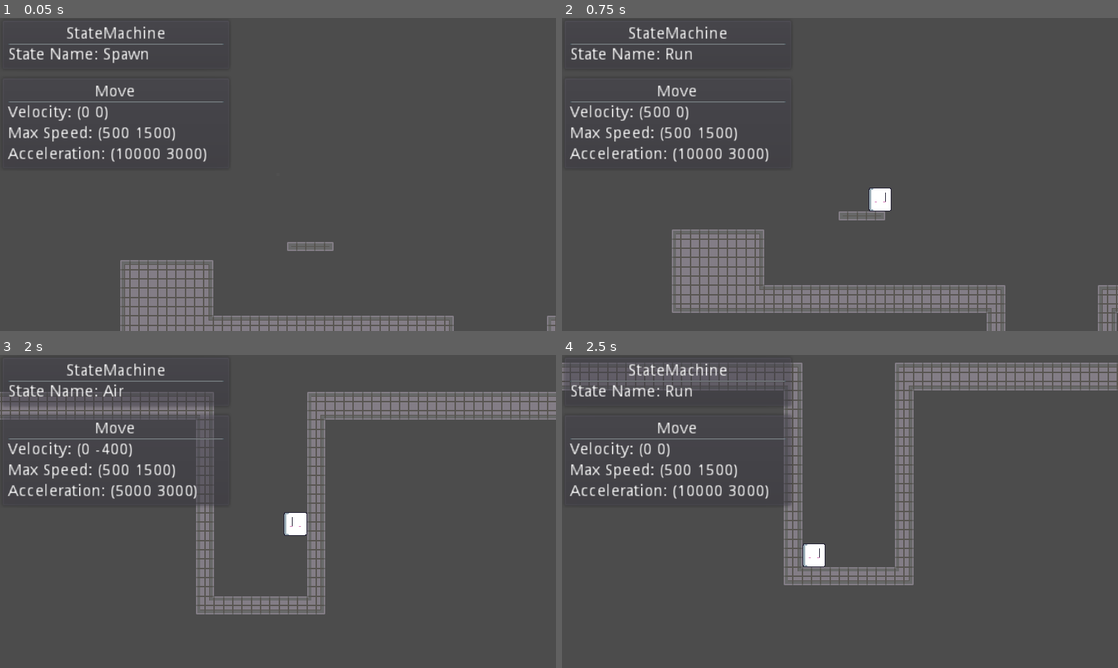
Above: before the commit, frames 1-4 (two rows, left to right).
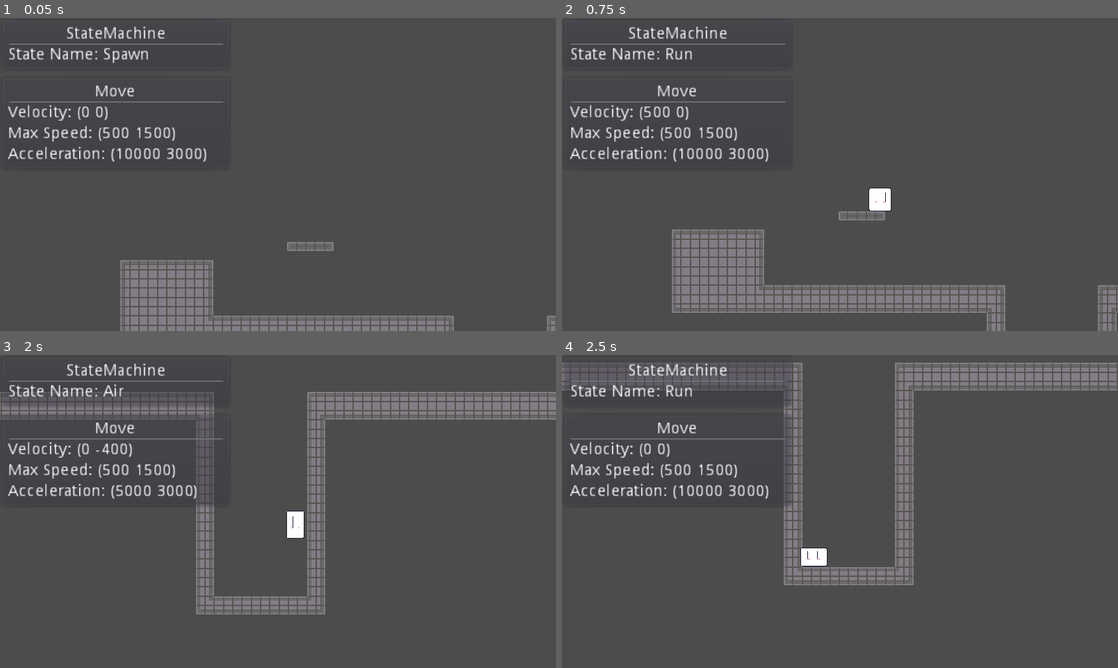
Above: after the commit, the same moments.

Repository: Levrault/Levrault-s-2D-platformer-starter
Game: Godot game, scene res://src/Main/Game.tscn
Same seed, same stepped clock (60 frames per second), same inputs: the game is played once before the commit and once after it.
Inputs (mouse positions are in pixels of both pictures, inside the frame that each line leads up to):
- Up to frame 1 (0.05 s): no input
- Up to frame 2 (0.75 s): move the mouse to (678, 111) at 0.52 s; hold D (move_right) from 0.53 s (still down); hold Space (jump) from 0.53 s (still down); click (678, 111) at 0.67 s
- Up to frame 3 (2 s): keep holding D (move_right); move the mouse to (166, 527) at 1.27 s; release Space (jump) at 1.28 s; tap Shift (sprint) at 1.35 s; tap Space (jump) at 1.52, 1.55, 1.82 s
- Up to frame 4 (2.5 s): move the mouse to (895, 442) at 2.02 s; release D (move_right) at 2.03 s; hold A (move_left) from 2.03 s (still down); hold Space (jump) from 2.03 s (still down)

Frame 1 is identical in both runs. In frame 2, less than 0.1% of the frame differs, in the area x 55-56%, y 54-62%; in frame 3, 0.2%; in frame 4, 0.2%, in the area x 42-48%, y 60-68%.

Commit message:
feat(player): add new animations

Diff:
--- a/project.godot
+++ b/project.godot
@@ -48,10 +48,34 @@
 
 window/size/width=480
 window/size/height=270
-window/size/test_width=960
-window/size/test_height=540
+window/size/test_width=1920
+window/size/test_height=1080
+window/dpi/allow_hidpi=true
 window/stretch/mode="2d"
 window/stretch/aspect="keep"
+
+[importer_defaults]
+
+texture={
+"compress/bptc_ldr": 0,
+"compress/hdr_mode": 0,
+"compress/lossy_quality": 0.7,
+"compress/mode": 0,
+"compress/normal_map": 0,
+"detect_3d": false,
+"flags/anisotropic": false,
+"flags/filter": false,
+"flags/mipmaps": false,
+"flags/repeat": 0,
+"flags/srgb": 2,
+"process/HDR_as_SRGB": false,
+"process/fix_alpha_border": true,
+"process/invert_color": false,
+"process/premult_alpha": false,
+"size_limit": 0,
+"stream": false,
+"svg/scale": 1.0
+}
 
 [input]
 
--- a/src/Main/Game.tscn
+++ b/src/Main/Game.tscn
@@ -26,14 +26,14 @@
 
 [node name="DebugPanel" parent="UI/DebugDock/Column" instance=ExtResource( 3 )]
 margin_right = 200.0
-margin_bottom = 32.0
+margin_bottom = 46.0
 reference_path = NodePath("../../../../Player/StateMachine")
 properties = PoolStringArray( "_state_name" )
 
 [node name="DebugPanel2" parent="UI/DebugDock/Column" instance=ExtResource( 3 )]
-margin_top = 36.0
+margin_top = 50.0
 margin_right = 200.0
-margin_bottom = 68.0
+margin_bottom = 132.0
 reference_path = NodePath("../../../../Player/StateMachine/Move")
 properties = PoolStringArray( "velocity", "max_speed", "acceleration" )
 
--- a/src/Player/Skin.gd
+++ b/src/Player/Skin.gd
@@ -6,13 +6,13 @@
 
 
 func _ready() -> void:
-    anim.connect("animation_finished", self, "_on_AnimationPlayer_animation_finished")
+	anim.connect("animation_finished", self, "_on_AnimationPlayer_animation_finished")
 
 
 func _on_AnimationPlayer_animation_finished(anim_name: String) -> void:
-    emit_signal("animation_finished", anim_name)
+	emit_signal("animation_finished", anim_name)
 
 
 func play(anim_name: String) -> void:
-    assert(anim_name in anim.get_animation_list())
-    anim.play(anim_name)
+	assert(anim_name in anim.get_animation_list())
+	anim.play(anim_name)
--- a/src/Player/Skin.tscn
+++ b/src/Player/Skin.tscn
@@ -66,9 +66,49 @@
 "update": 0,
 "values": [ Vector2( 1, 1 ) ]
 }
+tracks/5/type = "value"
+tracks/5/path = NodePath(".:position")
+tracks/5/interp = 1
+tracks/5/loop_wrap = true
+tracks/5/imported = false
+tracks/5/enabled = true
+tracks/5/keys = {
+"times": PoolRealArray( 0 ),
+"transitions": PoolRealArray( 1 ),
+"update": 0,
+"values": [ Vector2( 0, 0 ) ]
+}
 
 [sub_resource type="Animation" id=2]
-resource_name = "die"
+resource_name = "contact"
+length = 0.15
+step = 0.05
+tracks/0/type = "value"
+tracks/0/path = NodePath("Sprite:scale")
+tracks/0/interp = 1
+tracks/0/loop_wrap = true
+tracks/0/imported = false
+tracks/0/enabled = true
+tracks/0/keys = {
+"times": PoolRealArray( 0, 0.05, 0.1, 0.15 ),
+"transitions": PoolRealArray( 1, 0.37893, 1, 0.37893 ),
+"update": 0,
+"values": [ Vector2( 0.8, 1.2 ), Vector2( 1, 1 ), Vector2( 1.2, 0.8 ), Vector2( 1, 1 ) ]
+}
+tracks/1/type = "value"
+tracks/1/path = NodePath(".:position")
+tracks/1/interp = 1
+tracks/1/loop_wrap = true
+tracks/1/imported = false
+tracks/1/enabled = true
+tracks/1/keys = {
+"times": PoolRealArray( 0, 0.05, 0.1, 0.15 ),
+"transitions": PoolRealArray( 1, 1, 1, 1 ),
+"update": 0,
+"values": [ Vector2( 0, 0 ), Vector2( 0, 0 ), Vector2( 0, 3.87091 ), Vector2( 0, 0 ) ]
+}
+
+[sub_resource type="Animation" id=3]
 length = 0.3
 tracks/0/type = "value"
 tracks/0/path = NodePath("Sprite:visible")
@@ -107,7 +147,23 @@
 "values": [ Color( 1, 1, 1, 1 ), Color( 1, 1, 1, 0 ) ]
 }
 
-[sub_resource type="Animation" id=3]
+[sub_resource type="Animation" id=4]
+length = 0.05
+step = 0.05
+tracks/0/type = "value"
+tracks/0/path = NodePath("Sprite:scale")
+tracks/0/interp = 1
+tracks/0/loop_wrap = true
+tracks/0/imported = false
+tracks/0/enabled = true
+tracks/0/keys = {
+"times": PoolRealArray( 0, 0.05 ),
+"transitions": PoolRealArray( 0.37893, 1 ),
+"update": 0,
+"values": [ Vector2( 1, 1 ), Vector2( 0.8, 1.2 ) ]
+}
+
+[sub_resource type="Animation" id=5]
 length = 0.3
 tracks/0/type = "value"
 tracks/0/path = NodePath("Sprite:visible")
@@ -145,6 +201,18 @@
 "update": 0,
 "values": [ Color( 1, 1, 1, 0 ), Color( 1, 1, 1, 1 ) ]
 }
+tracks/3/type = "value"
+tracks/3/path = NodePath(".:position")
+tracks/3/interp = 1
+tracks/3/loop_wrap = true
+tracks/3/imported = false
+tracks/3/enabled = true
+tracks/3/keys = {
+"times": PoolRealArray( 0 ),
+"transitions": PoolRealArray( 1 ),
+"update": 0,
+"values": [ Vector2( 0, 0 ) ]
+}
 
 [node name="Skin" type="Node2D"]
 script = ExtResource( 2 )
@@ -152,8 +220,10 @@
 [node name="AnimationPlayer" type="AnimationPlayer" parent="."]
 autoplay = "DEFAULT"
 anims/DEFAULT = SubResource( 1 )
-anims/die = SubResource( 2 )
-anims/spawn = SubResource( 3 )
+anims/contact = SubResource( 2 )
+anims/die = SubResource( 3 )
+anims/jump = SubResource( 4 )
+anims/spawn = SubResource( 5 )
 
 [node name="Sprite" type="Sprite" parent="."]
 texture = ExtResource( 1 )
--- a/src/Player/States/Air.gd
+++ b/src/Player/States/Air.gd
@@ -14,7 +14,6 @@
 func unhandled_input(event: InputEvent) -> void:
 	if event.is_action_pressed("jump"):
 		if _jump_count < max_jump_count:
-			print("jump")
 			jump()
 		elif  _coyote_time_buffer > 0:
 			jump()
@@ -29,7 +28,7 @@
 	# Landing
 	if owner.is_on_floor():
 		var target_state: = "Move/Idle" if _parent.get_move_direction().x == 0 else "Move/Run"
-		_state_machine.transition_to(target_state)
+		_state_machine.transition_to(target_state, { contact = true })
 
 
 func enter(msg: Dictionary = {}) -> void:
@@ -50,6 +49,7 @@
 
 
 func jump() -> void:
+	owner.skin.play("jump")
 	_parent.velocity.y = 0
 	_parent.velocity += calculate_jump_velocity(jump_impulse)
 	_jump_count += 1
--- a/src/Player/States/Move.gd
+++ b/src/Player/States/Move.gd
@@ -17,10 +17,20 @@
 
 
 func physics_process(delta: float) -> void:
-	velocity = calculate_velocity(velocity, max_speed, acceleration, decceleration, delta, get_move_direction())
+	var direction := get_move_direction()
+	velocity = calculate_velocity(velocity, max_speed, acceleration, decceleration, delta, direction)
 	# @TODO: should be replace by move_and_slide_with_snap
 	velocity = owner.move_and_slide(velocity, owner.FLOOR_NORMAL)
+
+	if direction.x != 0:
+		owner.skin.scale.x = direction.x
+
 	Events.emit_signal("player_moved", owner)
+
+
+func enter(msg: Dictionary = {}) -> void:
+	if "contact" in msg:
+		owner.skin.play("contact")
 
 
 static func calculate_velocity(
--- a/src/Player/States/Run.gd
+++ b/src/Player/States/Run.gd
@@ -21,5 +21,6 @@
 	_parent.enter(msg)
 
 
+
 func exit() -> void:
 	_parent.exit()
Binary file changed: assets/sprites/Player.aseprite
Binary file changed: assets/sprites/Player.png
Binary file added: assets/sprites/Shadow.aseprite
Not shown: 1 places in src/Player/Skin.tscn that only renumber resources
